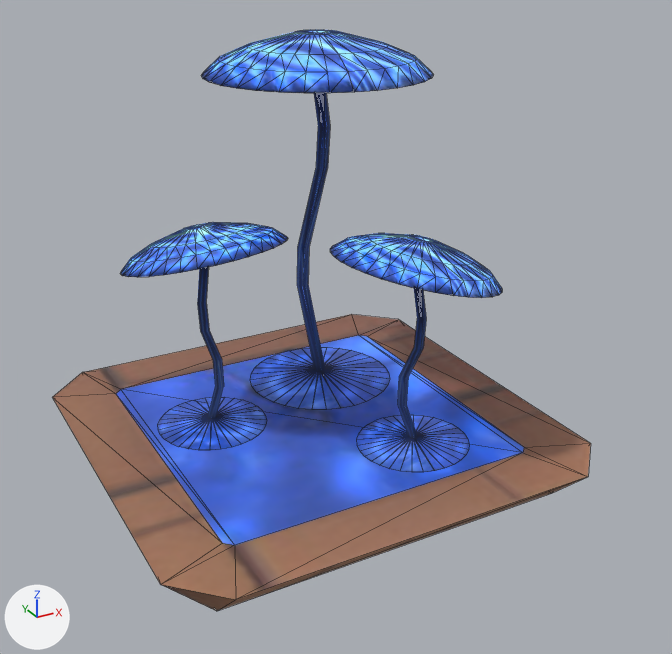
Two versions of the glTF model static/assets/mushroom_platform.glb, one commit apart.
Rendered twice from a camera (50 mm lens) standing at (-0.867, -1.706, 0.673) and looking at (0.035, -0.067, -0.146). The axes (+X, +Y, +Z) are drawn at lower left. The lights are the same throughout. Mesh edges are drawn as thin lines. Vertices at the same position are counted once.

Names of what the first picture shows: 'platform.001'.
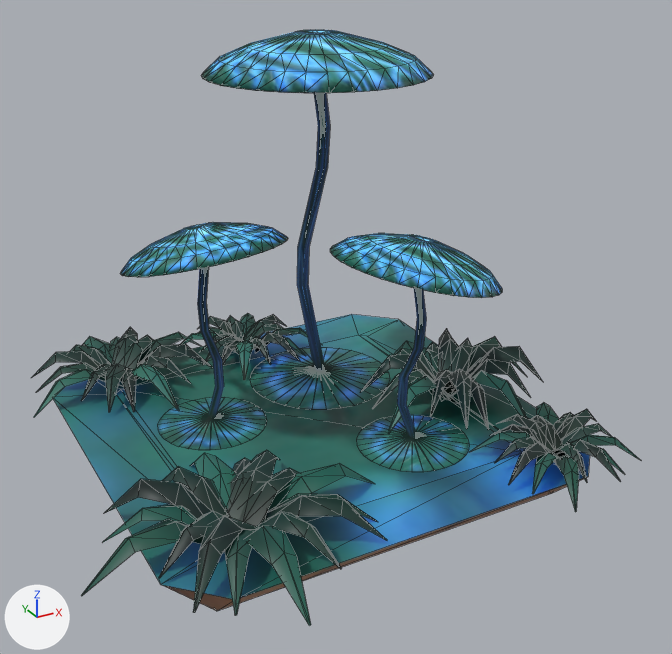
Edits to the bpy script that builds the scene:
```text
Add img_mushroom_platform_all_v1_2:
    img_mushroom_platform_all_v1_2 = load_image('mushroom_platform_all.v1_2', '_unpacked/mushroom_platform_all.v1_2', 2048, 2048, 'sRGB')
Change mat_material_007:
    where n3 = _N.new('ShaderNodeTexImage'); n3.name = 'Image Texture.001'
    n3.image: img_mushroom_platform_all_v1 -> img_mushroom_platform_all_v1_2
Change me_cube_010:
    used by ob_platform_001; location = (0.0, 0.0, 0.0)
    remove me_cube_010.from_pydata(...)  # 1172 vertices, 2238 faces; spans x -0.5..0.5, y -0.5..0.5, z -0.5..0.445
    add me_cube_010.from_pydata(...)  # 2132 vertices, 3198 faces; spans x -0.628..0.612, y -0.608..0.639, z -0.5..0.445
    me_cube_010 part 1: 576 vertices added at x -0.628..0.612, y -0.608..0.166, z -0.41..-0.278
    me_cube_010 part 2: 384 vertices added at x -0.562..0.216, y 0.189..0.639, z -0.402..-0.313
    me_cube_010 part 3: 16 kept faces spanning x -0.5..0.5, y -0.5..0.5, z -0.4 get new texture (UV) coordinates
```

Changed parts and their boxes (x1, y1, x2, y2) in the pictures (672 x 654 px):
'platform.001', surface changed, reshaped (13% wider): before (53, 30, 591, 611); after (31, 30, 640, 625)
part 1 of me_cube_010, added: after (81, 328, 640, 625)
part 2 of me_cube_010, added: after (31, 313, 321, 417)
part 3 of me_cube_010, surface changed: (53, 314, 590, 599) in both
